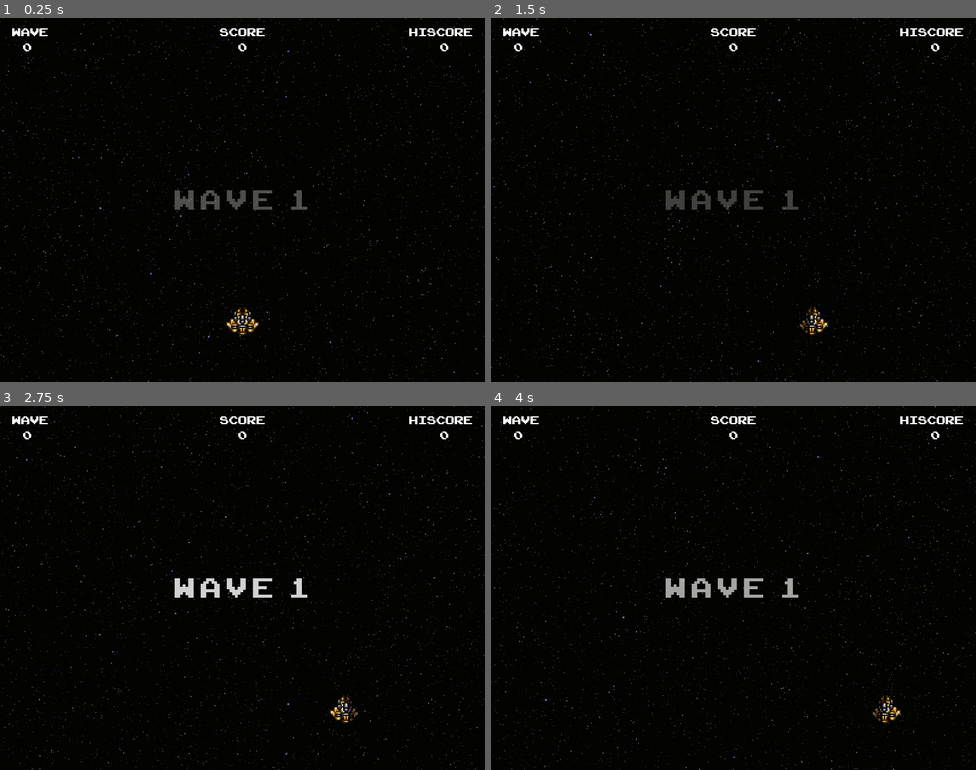
Above: before the commit, frames 1-4 (two rows, left to right).
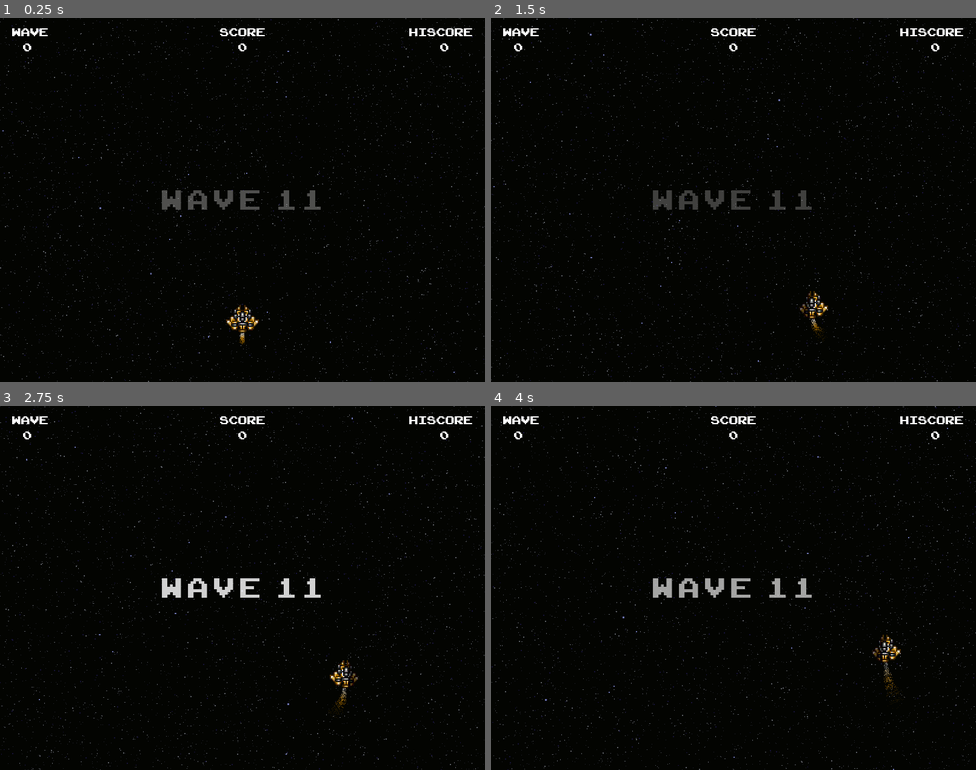
Above: after the commit, the same moments.

Repository: Villarrealized/invaders-godot
Game: Godot game, scene res://Main.tscn
Two runs of this game, one before a commit and one after it. Both use one fixed random seed, a clock stepped at 60 frames per second and the inputs below.
Inputs:
- Up to frame 1 (0.25 s): no input
- Up to frame 2 (1.5 s): tap Enter (ui_accept) at 0.5, 0.77 s; hold Right (ui_right) 0.53-1.28 s; hold Ctrl (fire) 0.53-1.28 s; hold Left (ui_left) from 1.28 s (still down); tap Ctrl (fire) at 1.35 s
- Up to frame 3 (2.75 s): tap Enter (ui_accept) at 1.52 s; release Left (ui_left) at 2.03 s; hold Right (ui_right) from 2.03 s (still down); hold Ctrl (fire) from 2.03 s (still down)
- Up to frame 4 (4 s): release Ctrl (fire) at 2.78 s; tap Ctrl (fire) at 2.85 s; tap Enter (ui_accept) at 3.02, 3.77 s; release Right (ui_right) at 3.53 s; hold Left (ui_left) from 3.53 s (still down); hold Ctrl (fire) from 3.53 s (still down)

The runs differ from the first frame. In frame 1, 1.1% of the frame differs, in the area x 33-67%, y 47-90%; in frame 2, 1.1%; in frame 3, 1.1%; in frame 4, 1.2%, in the area x 33-86%, y 47-88%.

Commit message:
Add some polish to wave transitions, laser effects, and hero thrust

Diff:
--- a/AlienLaser.gd
+++ b/AlienLaser.gd
@@ -3,11 +3,16 @@
 onready var size = $AnimatedSprite.frames.get_frame('default', 0).get_size()
 onready var screen_size = get_viewport_rect().size
 
+var x_speed = AlienVariables.laser_x_speed
+
 func _ready():
   add_to_group('alien_weapons')
 
 func _process(delta):
-	var velocity = Vector2(0, AlienVariables.laser_speed)
+	# make the laser go back and forth on the x-axis
+	# giving a slight blurry effect that improves visuals
+	x_speed = -x_speed
+	var velocity = Vector2(x_speed, AlienVariables.laser_speed)
 	position += velocity * delta
 
 	if (position.y - size.y / 2) > screen_size.y:
--- a/AlienLaser.tscn
+++ b/AlienLaser.tscn
@@ -10,10 +10,10 @@
 
 [sub_resource type="SpriteFrames" id=2]
 animations = [ {
-"frames": [ SubResource( 1 ) ],
+"frames": [ SubResource( 1 ), null ],
 "loop": true,
 "name": "default",
-"speed": 5.0
+"speed": 60.0
 } ]
 
 [sub_resource type="CapsuleShape2D" id=3]
@@ -31,6 +31,8 @@
 
 [node name="AnimatedSprite" type="AnimatedSprite" parent="."]
 frames = SubResource( 2 )
+frame = 1
+playing = true
 
 [node name="CollisionShape2D" type="CollisionShape2D" parent="."]
 shape = SubResource( 3 )
--- a/AlienVariables.gd
+++ b/AlienVariables.gd
@@ -13,5 +13,6 @@
 
 var initial_laser_speed = Settings.fps * 2
 var laser_speed = initial_laser_speed
+var laser_x_speed = Settings.fps * 2
 
 var point_value = 40
--- a/Hero.gd
+++ b/Hero.gd
@@ -9,11 +9,19 @@
 var fire_timer = 0
 var fire_delay = initial_fire_delay
 var speed = initial_speed
+var acceleration = 0
+var decelerate_hero = false
+
 
 onready var screen_size = get_viewport_rect().size
 onready var scene_root = get_tree().get_root()
 
+onready var initial_position = position
+
 onready var size = $AnimatedSprite.frames.get_frame('up', 0).get_size()
+
+onready var initial_thrust_speed = $HeroThrust.speed_scale
+onready var initial_thrust_velocity = $HeroThrust.process_material.initial_velocity
 
 func _ready():
 	z_index = 100
@@ -23,14 +31,26 @@
 	var velocity = Vector2()
 	fire_timer -= 1
 
+	velocity.y += acceleration
+
+	if decelerate_hero:
+		if position.y < initial_position.y:
+			acceleration += acceleration * 0.01
+		else:
+			decelerate_hero = false
+			acceleration = 0
+
 	if Input.is_action_pressed("ui_right"):
 		velocity.x += speed
+		$HeroThrust.process_material.tangential_accel = 45
 		$AnimatedSprite.animation = "right"
 	if Input.is_action_pressed("ui_left"):
 		velocity.x -= speed
+		$HeroThrust.process_material.tangential_accel = -45
 		$AnimatedSprite.animation = "left"
 	if !Input.is_action_pressed("ui_right") && !Input.is_action_pressed("ui_left"):
 		$AnimatedSprite.animation = "up"
+		$HeroThrust.process_material.tangential_accel = 0
 	if Input.is_action_pressed("fire"):
 		# Prevent player from firing when no aliens are on screen
 		# For purposes of wave transition
@@ -64,3 +84,21 @@
 		var offset = Vector2(0, -self.size.y / 2)
 		laser.position = self.position + offset
 		scene_root.add_child(laser)
+
+
+func accelerate():
+	$HeroThrust.speed_scale += $HeroThrust.speed_scale * .005
+	$HeroThrust.process_material.initial_velocity += $HeroThrust.process_material.initial_velocity * .005
+	var acceleration_amount = -15 if acceleration == 0 else (acceleration * .004)
+	acceleration += acceleration_amount
+
+func decelerate():
+	$HeroThrust.speed_scale -= $HeroThrust.speed_scale * .01
+	$HeroThrust.process_material.initial_velocity -= $HeroThrust.process_material.initial_velocity * .01
+	var acceleration_amount = 15 if acceleration < 0 else (acceleration * .02)
+	acceleration += acceleration_amount
+
+func reset_acceleration():
+	$HeroThrust.speed_scale = initial_thrust_speed
+	$HeroThrust.process_material.initial_velocity = initial_thrust_velocity
+	decelerate_hero = true
--- a/Hero.tscn
+++ b/Hero.tscn
@@ -1,59 +1,107 @@
-[gd_scene load_steps=10 format=2]
+[gd_scene load_steps=17 format=2]
 
 [ext_resource path="res://gfx/hero.png" type="Texture" id=1]
 [ext_resource path="res://Hero.gd" type="Script" id=2]
 [ext_resource path="res://HeroExplosion.tscn" type="PackedScene" id=3]
 [ext_resource path="res://HeroLaser.tscn" type="PackedScene" id=4]
 
-[sub_resource type="AtlasTexture" id=1]
+[sub_resource type="AtlasTexture" id=7]
 flags = 8
 atlas = ExtResource( 1 )
 region = Rect2( 0, 0, 54, 46 )
 
-[sub_resource type="AtlasTexture" id=2]
+[sub_resource type="AtlasTexture" id=8]
 flags = 8
 atlas = ExtResource( 1 )
 region = Rect2( 108, 0, 54, 46 )
 
-[sub_resource type="AtlasTexture" id=3]
+[sub_resource type="AtlasTexture" id=9]
 flags = 8
 atlas = ExtResource( 1 )
 region = Rect2( 54, 0, 54, 46 )
 
-[sub_resource type="SpriteFrames" id=4]
+[sub_resource type="SpriteFrames" id=10]
 animations = [ {
-"frames": [ SubResource( 1 ) ],
+"frames": [ SubResource( 7 ) ],
 "loop": true,
 "name": "left",
 "speed": 5.0
 }, {
-"frames": [ SubResource( 2 ) ],
+"frames": [ SubResource( 8 ) ],
 "loop": true,
 "name": "right",
 "speed": 5.0
 }, {
-"frames": [ SubResource( 3 ) ],
+"frames": [ SubResource( 9 ) ],
 "loop": true,
 "name": "up",
 "speed": 5.0
 } ]
 
-[sub_resource type="CircleShape2D" id=5]
+[sub_resource type="CircleShape2D" id=11]
 radius = 23.3666
+
+[sub_resource type="Gradient" id=12]
+offsets = PoolRealArray( 0, 0.391089, 0.782178 )
+colors = PoolColorArray( 1, 1, 1, 0.196078, 0.752941, 0.490196, 0, 0.556863, 0.752941, 0.490196, 0, 0.133333 )
+
+[sub_resource type="GradientTexture" id=5]
+gradient = SubResource( 12 )
+
+[sub_resource type="Curve" id=13]
+min_value = -1.0
+_data = [ Vector2( 0, 1 ), 0.0, 0.0, 0, 0, Vector2( 1, 1 ), 0.0, 0.0, 0, 0 ]
+
+[sub_resource type="CurveTexture" id=6]
+curve = SubResource( 13 )
+
+[sub_resource type="Curve" id=14]
+_data = [ Vector2( 0, 1 ), 0.0, 0.0, 0, 0, Vector2( 1, 0.710169 ), 0.0, 0.0, 0, 0 ]
+
+[sub_resource type="CurveTexture" id=2]
+curve = SubResource( 14 )
+
+[sub_resource type="ParticlesMaterial" id=15]
+lifetime_randomness = 0.1
+emission_shape = 2
+emission_box_extents = Vector3( 3, 1, 1 )
+flag_disable_z = true
+direction = Vector3( 0, 1, 0 )
+spread = 10.0
+gravity = Vector3( 0, 9.8, 0 )
+initial_velocity = 20.0
+orbit_velocity = 0.0
+orbit_velocity_random = 0.0
+angle = 30.0
+angle_random = 0.25
+scale_curve = SubResource( 2 )
+color_ramp = SubResource( 5 )
+hue_variation_curve = SubResource( 6 )
 
 [node name="Hero" type="Area2D" groups=[
 "hero",
 ]]
-position = Vector2( 410.608, 525.719 )
+position = Vector2( 402.808, 520.519 )
 script = ExtResource( 2 )
+__meta__ = {
+"_edit_group_": true
+}
 HeroExplosion = ExtResource( 3 )
 HeroLaser = ExtResource( 4 )
 
 [node name="AnimatedSprite" type="AnimatedSprite" parent="."]
-frames = SubResource( 4 )
+z_index = 10
+frames = SubResource( 10 )
 animation = "up"
 
 [node name="CollisionShape2D" type="CollisionShape2D" parent="."]
-shape = SubResource( 5 )
+visible = false
+shape = SubResource( 11 )
+
+[node name="HeroThrust" type="Particles2D" parent="."]
+position = Vector2( -0.154114, 22.8258 )
+amount = 500
+speed_scale = 3.0
+process_material = SubResource( 15 )
 
 [connection signal="area_entered" from="." to="." method="_on_Hero_area_entered"]
--- a/HeroLaser.gd
+++ b/HeroLaser.gd
@@ -1,6 +1,7 @@
 extends Area2D
 
 var speed = 4 * Settings.fps
+var x_speed = 2 * Settings.fps
 
 onready var size = $AnimatedSprite.frames.get_frame('default', 0).get_size()
 onready var screen_size = get_viewport_rect().size
@@ -9,7 +10,10 @@
   add_to_group('hero_weapons')
 
 func _process(delta):
-	var velocity = Vector2(0, -speed)
+	# make the laser go back and forth on the x-axis
+	# giving a slight blurry effect that improves visuals
+	x_speed = -x_speed
+	var velocity = Vector2(x_speed, -speed)
 	position += velocity * delta
 
 	if (position.y + size.y / 2) < 0:
--- a/HeroLaser.tscn
+++ b/HeroLaser.tscn
@@ -10,10 +10,10 @@
 
 [sub_resource type="SpriteFrames" id=2]
 animations = [ {
-"frames": [ SubResource( 1 ) ],
+"frames": [ SubResource( 1 ), null ],
 "loop": true,
 "name": "default",
-"speed": 5.0
+"speed": 60.0
 } ]
 
 [sub_resource type="CapsuleShape2D" id=3]
@@ -31,8 +31,10 @@
 
 [node name="AnimatedSprite" type="AnimatedSprite" parent="."]
 frames = SubResource( 2 )
+playing = true
 
 [node name="CollisionShape2D" type="CollisionShape2D" parent="."]
+visible = false
 shape = SubResource( 3 )
 
 [node name="AudioStreamPlayer2D" type="AudioStreamPlayer2D" parent="."]
--- a/Main.gd
+++ b/Main.gd
@@ -29,6 +29,8 @@
 var game_over = false
 
 var wave_title_fade_in = true
+var play_again_fade_in = true
+var should_create_aliens = false
 
 func _ready():
 	Engine.set_target_fps(Settings.fps)
@@ -78,11 +80,11 @@
 		if !game_over:
 			get_tree().call_group('aliens', 'move_down', delta)
 
-
 	# Start the countdown for the next wave and speed up stars
 	if (aliens.size() == 0
 		&& alien_weapons.size() == 0
 		&& hero_weapons.size() == 0
+		&& should_create_aliens == false
 		&& is_instance_valid(hero)):
 
 		# Start wave countdown timer
@@ -97,20 +99,23 @@
 		var speed_decrease = 0.05
 
 		if time_left >= duration * 0.3:
+			hero.accelerate()
 			starfield_1.increase_speed(speed_increase)
 			starfield_2.increase_speed(speed_increase)
 			starfield_3.increase_speed(speed_increase)
 			starfield_4.increase_speed(speed_increase)
 		elif time_left > 0:
+			hero.decelerate()
 			starfield_1.decrease_speed(speed_decrease)
 			starfield_2.decrease_speed(speed_decrease)
 			starfield_3.decrease_speed(speed_decrease)
 			starfield_4.decrease_speed(speed_decrease)
-		else:
-			starfield_1.reset_speed()
-			starfield_2.reset_speed()
-			starfield_3.reset_speed()
-			starfield_4.reset_speed()
+
+	if (should_create_aliens
+		&& hero.position.y >= $StartPosition.position.y - 3
+		&& hero.position.y <= $StartPosition.position.y + 3):
+			create_aliens()
+			should_create_aliens = false
 
 	# Game Over
 	if !is_instance_valid(hero):
@@ -133,7 +138,7 @@
 			spawn_hero()
 			begin_wave_transition()
 
-	# Pelse the wave title during transition
+	# Pulse the wave title during transition
 	var alpha = $CanvasLayer/WaveTransitionLabel.modulate.a
 
 	if $WaveIntroTimer.time_left > 0 || alpha > 0:
@@ -163,6 +168,20 @@
 	if game_over:
 		$CanvasLayer/GameOverLabel.visible = true
 		$CanvasLayer/PlayAgainLabel.visible = true
+		# Pulse the wave title during transition
+		var play_again_alpha = $CanvasLayer/PlayAgainLabel.modulate.a
+
+		var amount = delta * 0.7
+
+		if play_again_alpha >= 1:
+			play_again_fade_in = false
+		elif play_again_alpha <= 0:
+			play_again_fade_in = true
+
+		if play_again_fade_in:
+			$CanvasLayer/PlayAgainLabel.modulate.a += amount
+		else:
+			$CanvasLayer/PlayAgainLabel.modulate.a -= amount
 	else:
 		$CanvasLayer/GameOverLabel.visible = false
 		$CanvasLayer/PlayAgainLabel.visible = false
@@ -193,7 +212,7 @@
 	AlienVariables.speed = AlienVariables.initial_speed + (wave_multiplier * 0.1 * Settings.fps)
 	AlienVariables.point_value = AlienVariables.point_value + (wave_multiplier * 10)
 
-	create_aliens()
+	should_create_aliens = true
 
 func create_aliens():
 	var column = 0
@@ -209,7 +228,8 @@
 
 	num_aliens = clamp(min_aliens + (wave_multiplier * 3), min_aliens, max_aliens)
 
-	if num_aliens / num_columns > 7:
+
+	if float(num_aliens) / float(num_columns) > 7:
 		num_columns = 10
 
 	for index in range(0, num_aliens):
@@ -238,4 +258,9 @@
 
 # start the next wave when aliens and weapons are gone
 func _on_WaveIntroTimer_timeout():
+	hero.reset_acceleration()
+	starfield_1.reset_speed()
+	starfield_2.reset_speed()
+	starfield_3.reset_speed()
+	starfield_4.reset_speed()
 	start_next_wave()
--- a/Main.tscn
+++ b/Main.tscn
@@ -40,6 +40,7 @@
 Starfield2 = ExtResource( 6 )
 Starfield3 = ExtResource( 7 )
 Starfield4 = ExtResource( 8 )
+wave = 10
 
 [node name="ColorRect" type="ColorRect" parent="."]
 margin_right = 800.0
@@ -75,9 +76,9 @@
 
 [node name="WaveValueLabel" type="Label" parent="CanvasLayer"]
 margin_left = 20.0
-margin_top = 35.0
+margin_top = 34.5291
 margin_right = 72.0
-margin_bottom = 34.0
+margin_bottom = 62.5291
 custom_fonts/font = SubResource( 1 )
 text = "0"
 align = 1
